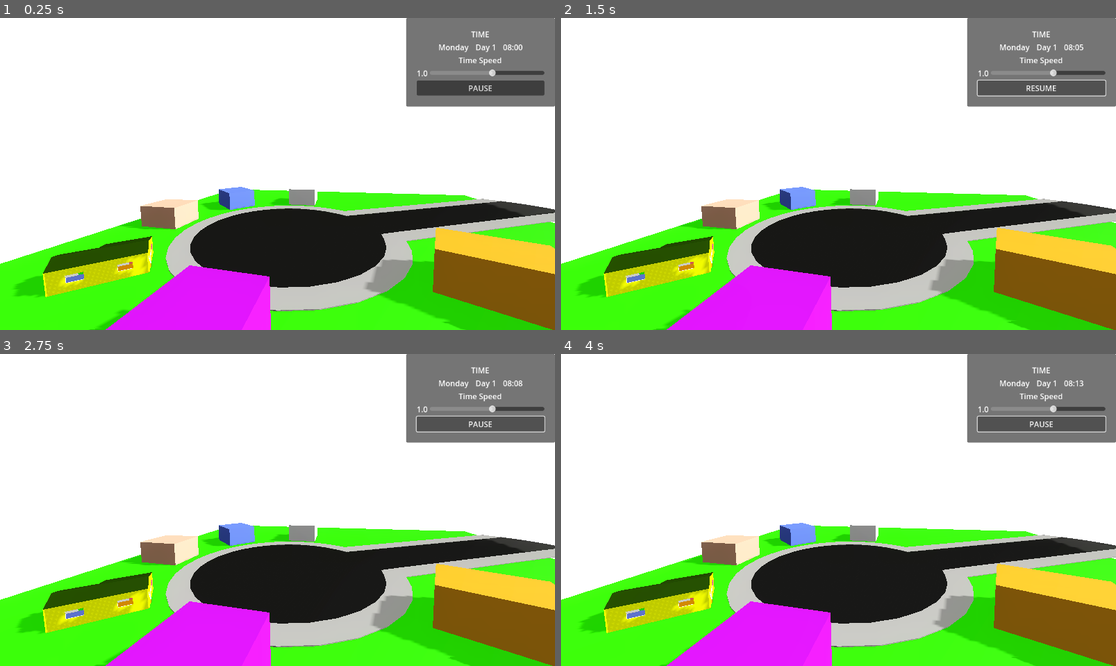
Above: before the commit, frames 1-4 (two rows, left to right).
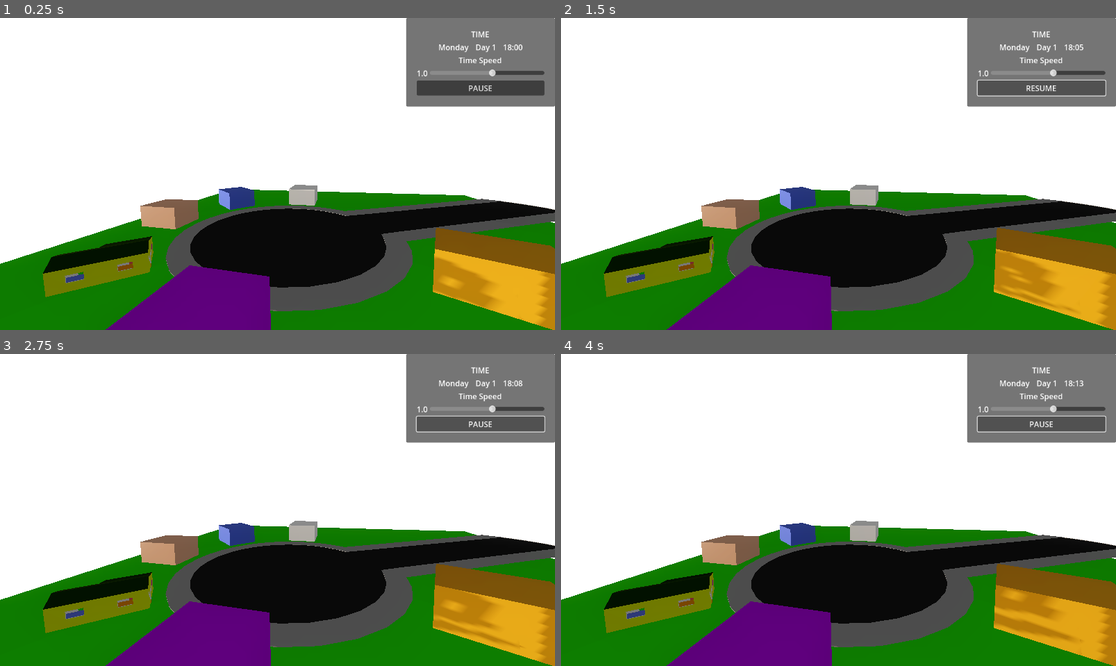
Above: after the commit, the same moments.

Repository: hamgoblin45/Fascism-Sim
Game: Godot game, scene res://main.tscn
Same seed, same stepped clock (60 frames per second), same inputs: the game is played once before the commit and once after it.
Inputs:
- Up to frame 1 (0.25 s): no input
- Up to frame 2 (1.5 s): click "PAUSE" at 1.25 s
- Up to frame 3 (2.75 s): click "RESUME" at 2 s
- Up to frame 4 (4 s): no input

The runs differ from the first frame. In frame 1, 31% of the frame differs, in the area x 0-100%, y 8-100%; in frame 2, 31%; in frame 3, 31%; in frame 4, 31%.

Commit message:
Day transitions and day end time established

Diff:
--- a/fasc-sim-time/Maps/day_night_cycle.tscn
+++ /dev/null
@@ -1,90 +0,0 @@
-[gd_scene load_steps=12 format=3 uid="uid://btcbf58h7yvlx"]
-
-[ext_resource type="Script" uid="uid://hqie1hfnq8nu" path="res://Maps/DayNightCycle.gd" id="1_vxjp2"]
-[ext_resource type="Material" uid="uid://dh6ykun8bv60u" path="res://Maps/sky/examples/day_sky.tres" id="2_t2ff6"]
-
-[sub_resource type="Gradient" id="Gradient_pmrgb"]
-offsets = PackedFloat32Array(0, 0.3, 0.7, 1)
-colors = PackedColorArray(0.90287, 0.414364, 0.00684111, 1, 0.9588874, 0.95627254, 0.91337276, 1, 0.9607843, 0.95686275, 0.9137255, 1, 0.901961, 0.415686, 0.00784314, 1)
-
-[sub_resource type="Curve" id="Curve_e2x23"]
-_data = [Vector2(0.195853, 0), 0.0, 0.0, 0, 0, Vector2(0.29421765, 0.8628297), 0.0, 0.0, 0, 0, Vector2(0.7023809, 0.8628297), 0.0, 0.0, 0, 0, Vector2(0.804147, 0), 0.0, 0.0, 0, 0]
-point_count = 4
-
-[sub_resource type="Gradient" id="Gradient_bnat2"]
-offsets = PackedFloat32Array(0.979167)
-colors = PackedColorArray(0.145628, 0.12149, 0.430849, 1)
-
-[sub_resource type="Curve" id="Curve_33i7a"]
-_data = [Vector2(0, 0.31414866), 0.0, 0.0, 0, 0, Vector2(0.251152, 0), 0.0, 0.0, 0, 0, Vector2(0.748848, 0), 0.0, 0.0, 0, 0, Vector2(1, 0.30167866), 0.0, 0.0, 0, 0]
-point_count = 4
-
-[sub_resource type="Gradient" id="Gradient_6r5st"]
-offsets = PackedFloat32Array(0.18681319, 0.31135532, 0.45787546, 0.63736266, 0.9, 1)
-colors = PackedColorArray(0, 0, 0, 1, 0.267392, 0.0586128, 0.449922, 1, 0.192839, 0.463554, 0.69457, 1, 0.192157, 0.462745, 0.694118, 1, 0.266667, 0.0588235, 0.45098, 1, 0, 0, 0, 1)
-
-[sub_resource type="Gradient" id="Gradient_twtk7"]
-offsets = PackedFloat32Array(0.21245421, 0.2783883, 0.31135532, 0.34065935, 0.4065934, 0.64468867, 0.75, 0.85714287, 0.93772894, 1)
-colors = PackedColorArray(0, 0, 0, 1, 0.267392, 0.0586128, 0.449922, 1, 0.267392, 0.0586128, 0.449922, 1, 0.548533, 0.295885, 0.198798, 1, 0.192839, 0.463554, 0.69457, 1, 0.192157, 0.462745, 0.694118, 1, 0.54902, 0.294118, 0.2, 1, 0.266667, 0.0588235, 0.45098, 1, 0.266667, 0.0588235, 0.45098, 1, 0, 0, 0, 1)
-
-[sub_resource type="Gradient" id="Gradient_t2ff6"]
-offsets = PackedFloat32Array(0.1978022, 0.34798536, 0.42124543, 0.5494506, 0.6923077, 0.7582418, 0.7838828)
-colors = PackedColorArray(0.028345102, 0.002294596, 0.07394066, 1, 0.87537503, 0.8733926, 0.74860746, 1, 0.43486142, 0.64465374, 0.797676, 1, 0.5455961, 0.73265535, 0.892241, 1, 0.62152845, 0.79299927, 0.95708555, 1, 0.52397627, 0.1796442, 0.25120902, 1, 0, 0, 0, 1)
-
-[sub_resource type="Sky" id="Sky_ieg05"]
-sky_material = ExtResource("2_t2ff6")
-
-[sub_resource type="Environment" id="Environment_1eoep"]
-background_mode = 2
-sky = SubResource("Sky_ieg05")
-ambient_light_source = 3
-ambient_light_color = Color(0.500095, 0.50009507, 0.500095, 1)
-ambient_light_sky_contribution = 0.25
-tonemap_mode = 2
-tonemap_exposure = 0.8
-tonemap_white = 0.8
-glow_enabled = true
-glow_strength = 0.8
-glow_bloom = 0.05
-fog_enabled = true
-fog_mode = 1
-fog_light_energy = 0.01
-fog_sun_scatter = 1.0
-fog_density = 1.0
-fog_sky_affect = 0.07
-fog_depth_begin = 0.0
-fog_depth_end = 600.0
-
-[node name="DayNightCycle" type="Node3D"]
-process_mode = 1
-script = ExtResource("1_vxjp2")
-sun_color = SubResource("Gradient_pmrgb")
-sun_intensity = SubResource("Curve_e2x23")
-moon_color = SubResource("Gradient_bnat2")
-moon_intensity = SubResource("Curve_33i7a")
-sky_top_color = SubResource("Gradient_6r5st")
-sky_horizon_color = SubResource("Gradient_twtk7")
-cloud_light_color = SubResource("Gradient_t2ff6")
-
-[node name="Sun" type="DirectionalLight3D" parent="."]
-transform = Transform3D(0.988054, 0.0927073, 0.123103, -0.154107, 0.594392, 0.789272, 6.57169e-09, -0.798814, 0.601578, 0, 9.45001, 0)
-light_volumetric_fog_energy = 1.5
-light_specular = 0.75
-shadow_enabled = true
-shadow_opacity = 0.75
-
-[node name="Moon" type="DirectionalLight3D" parent="."]
-transform = Transform3D(0.988054, 0.0927073, 0.123103, -0.154107, 0.594392, 0.789272, 6.57169e-09, -0.798814, 0.601578, 0, 9.45001, 0)
-shadow_enabled = true
-sky_mode = 1
-
-[node name="Timer" type="Timer" parent="."]
-wait_time = 0.1
-autostart = true
-
-[node name="Sky" type="Node3D" parent="."]
-
-[node name="WorldEnvironment" type="WorldEnvironment" parent="Sky"]
-environment = SubResource("Environment_1eoep")
-
-[connection signal="timeout" from="Timer" to="." method="_on_timer_timeout"]
--- a/fasc-sim-time/Maps/day_night_cycle.gd
+++ b/fasc-sim-time/Maps/sky.gd
@@ -1,8 +1,5 @@
 extends Node3D
 
-
-
-@onready var timer: Timer = $Timer
 
 var sun: DirectionalLight3D
 @export var sun_color: Gradient
@@ -26,6 +23,7 @@
 	EventBus.main_scene_loaded.connect(_setup)
 
 func _setup():
+
 	sun = get_node("Sun")
 	moon = get_node("Moon")
 	environment = get_node("Sky/WorldEnvironment")
@@ -33,6 +31,8 @@
 	sky_material = environment.environment.sky.sky_material
 	_handle_sky(GameState.hour, GameState.minute)
 	EventBus.minute_changed.connect(_handle_sky)
+
+	print("Setup run on Sky")
 
 
 
@@ -78,7 +78,7 @@
 		if GameState.time < 8.0 and GameState.time >= 6.0:
 			cloud_shadow_intensity = (GameState.time - 6.0) / 2
 			star_intensity = ((8.0 - GameState.time) / 2)
-			print("Star intensity: %s" % str(star_intensity))
+			#print("Star intensity: %s" % str(star_intensity))
 
 		environment.environment.sky.sky_material.set_shader_parameter("stars_intensity", star_intensity)
 		environment.environment.sky.sky_material.set_shader_parameter("clouds_shadow_intensity", cloud_shadow_intensity)
--- a/fasc-sim-time/Maps/time_control_ui.gd
+++ b/fasc-sim-time/Maps/time_control_ui.gd
@@ -10,21 +10,22 @@
 var paused: bool = false
 
 func _ready():
-	EventBus.main_scene_loaded.connect(_set_ui)
-	EventBus.change_day.connect(_set_day)
-	#EventBus.day_changed.connect(_set_day)
+	EventBus.main_scene_loaded.connect(_set_day)
+	EventBus.start_day.connect(_set_day)
 	EventBus.minute_changed.connect(_set_time)
-	EventBus.day_changed.connect(_day_changed)
+
+
+func _set_day():
+	print("_set_day called in time_control_ui.gd")
+	weekday_label.text = GameState.weekday
+	day_label.text = "Day %s" % GameState.day
+	_set_ui()
 
 func _set_ui():
-	_set_day(GameState.day)
+	print("set_ui called in time_control_ui.gd")
+
 	_set_time(GameState.hour, GameState.minute)
 	speed_label.text = str(GameState.time_speed)
-
-
-func _set_day(day: int):
-	weekday_label.text = GameState.weekday
-	day_label.text = "Day %s" % day
 
 func _set_time(hour: int, minute: int):
 	# Format hours
@@ -50,12 +51,6 @@
 	speed_label.text = str(value)
 
 
-func _day_changed(_new_day: int):
-	%DayChangeLabel.show()
-	await get_tree().create_timer(1.5).timeout
-	%DayChangeLabel.hide()
-
-
 func _on_pause_button_pressed() -> void:
 	paused = !paused
 	EventBus.set_paused.emit(paused)
--- a/fasc-sim-time/Scripts/EventBus.gd
+++ b/fasc-sim-time/Scripts/EventBus.gd
@@ -2,8 +2,10 @@
 
 signal main_scene_loaded
 
-signal change_day(new_day: int) # to initiate the change
-signal day_changed(new_day: int) # to acknowledge the change and initiate follow-up logic
+signal end_day # To initiate day transition
+signal change_day() # to initiate the change
+signal day_changed() # to acknowledge the change and initiate follow-up logic
+signal start_day # To load back into the main scene in a full game
 
 signal hour_changed(hour: int)
 signal minute_changed(hour: int, minute: int)
--- a/fasc-sim-time/Scripts/GameState.gd
+++ b/fasc-sim-time/Scripts/GameState.gd
@@ -6,6 +6,9 @@
 var hour: int = 8
 var minute: int = 0
 
+var day_start: float = 18.0
+var day_end: float = 2.0 # Measured in hours, above 24 is in the AM
+
 var time: float = 8.0 # in hours
 var cycle_time: float = 0.33 # between 0.0 and 1.0
 
--- /dev/null
+++ b/fasc-sim-time/day_transition.gd
@@ -0,0 +1,28 @@
+extends Control
+
+@onready var new_day_fade: AnimationPlayer = %NewDayFade
+@onready var new_day_label: Label = %NewDayLabel
+
+
+func _ready() -> void:
+	EventBus.end_day.connect(_start_day_transition)
+	EventBus.day_changed.connect(_show_day_change)
+
+func _start_day_transition():
+	print("Start_Day_Transition called on DayTransition")
+	show()
+	new_day_label.text = "DAY %s" % str(GameState.day)
+	new_day_fade.play("fade_in")
+
+func _show_day_change():
+	new_day_label.text = "DAY %s" % str(GameState.day)
+
+func _on_start_new_day_button_pressed() -> void:
+	new_day_fade.play("fade_out")
+
+func _on_new_day_fade_animation_finished(anim_name: StringName) -> void:
+	if anim_name == "fade_in":
+		EventBus.change_day.emit()
+	if anim_name == "fade_out":
+		EventBus.start_day.emit()
+		hide()
--- a/fasc-sim-time/main.tscn
+++ b/fasc-sim-time/main.tscn
@@ -1,11 +1,12 @@
-[gd_scene load_steps=16 format=3 uid="uid://e8o0kydvppr1"]
+[gd_scene load_steps=21 format=3 uid="uid://e8o0kydvppr1"]
 
 [ext_resource type="Script" uid="uid://1v0ae4eu1rag" path="res://main.gd" id="1_ig7tw"]
 [ext_resource type="PackedScene" uid="uid://lhsf2quoonbk" path="res://Maps/map.gltf" id="2_0xm2m"]
-[ext_resource type="Script" uid="uid://coghiaiitrpt7" path="res://Maps/day_night_cycle.gd" id="3_lquwl"]
+[ext_resource type="Script" uid="uid://coghiaiitrpt7" path="res://Maps/sky.gd" id="3_lquwl"]
 [ext_resource type="Script" uid="uid://cq362a8jqvadw" path="res://Maps/time_control_ui.gd" id="4_1bvp3"]
 [ext_resource type="Material" uid="uid://dh6ykun8bv60u" path="res://Maps/sky/examples/day_sky.tres" id="4_7mycd"]
 [ext_resource type="Script" uid="uid://co6onokbkdfa7" path="res://time_manager.gd" id="6_7mycd"]
+[ext_resource type="Script" uid="uid://kptp3n3g2x67" path="res://day_transition.gd" id="6_272bh"]
 
 [sub_resource type="Gradient" id="Gradient_pmrgb"]
 offsets = PackedFloat32Array(0, 0.3, 0.7, 1)
@@ -59,7 +60,60 @@
 fog_depth_begin = 0.0
 fog_depth_end = 600.0
 
+[sub_resource type="Animation" id="Animation_kek77"]
+length = 0.001
+tracks/0/type = "value"
+tracks/0/imported = false
+tracks/0/enabled = true
+tracks/0/path = NodePath(".:modulate")
+tracks/0/interp = 1
+tracks/0/loop_wrap = true
+tracks/0/keys = {
+"times": PackedFloat32Array(0),
+"transitions": PackedFloat32Array(1),
+"update": 0,
+"values": [Color(1, 1, 1, 0)]
+}
+
+[sub_resource type="Animation" id="Animation_5vw27"]
+resource_name = "fade_in"
+tracks/0/type = "value"
+tracks/0/imported = false
+tracks/0/enabled = true
+tracks/0/path = NodePath(".:modulate")
+tracks/0/interp = 1
+tracks/0/loop_wrap = true
+tracks/0/keys = {
+"times": PackedFloat32Array(0, 1),
+"transitions": PackedFloat32Array(1, 1),
+"update": 0,
+"values": [Color(1, 1, 1, 0), Color(1, 1, 1, 1)]
+}
+
+[sub_resource type="Animation" id="Animation_272bh"]
+resource_name = "fade_out"
+tracks/0/type = "value"
+tracks/0/imported = false
+tracks/0/enabled = true
+tracks/0/path = NodePath(".:modulate")
+tracks/0/interp = 1
+tracks/0/loop_wrap = true
+tracks/0/keys = {
+"times": PackedFloat32Array(0, 1),
+"transitions": PackedFloat32Array(1, 1),
+"update": 0,
+"values": [Color(1, 1, 1, 1), Color(1, 1, 1, 0)]
+}
+
+[sub_resource type="AnimationLibrary" id="AnimationLibrary_4c57u"]
+_data = {
+&"RESET": SubResource("Animation_kek77"),
+&"fade_in": SubResource("Animation_5vw27"),
+&"fade_out": SubResource("Animation_272bh")
+}
+
 [node name="Main" type="Node3D"]
+process_mode = 3
 script = ExtResource("1_ig7tw")
 
 [node name="map" parent="." instance=ExtResource("2_0xm2m")]
@@ -180,31 +234,65 @@
 layout_mode = 2
 text = "PAUSE"
 
-[node name="DayChangeLabel" type="Label" parent="TimeControl"]
-unique_name_in_owner = true
-visible = false
+[node name="DayTransition" type="Control" parent="."]
+process_mode = 3
+layout_mode = 3
+anchors_preset = 15
+anchor_right = 1.0
+anchor_bottom = 1.0
+grow_horizontal = 2
+grow_vertical = 2
+mouse_filter = 2
+script = ExtResource("6_272bh")
+
+[node name="NewDayPanel" type="PanelContainer" parent="DayTransition"]
+modulate = Color(1, 1, 1, 0)
 layout_mode = 1
 anchors_preset = 8
 anchor_left = 0.5
 anchor_top = 0.5
 anchor_right = 0.5
 anchor_bottom = 0.5
-offset_left = -265.5
-offset_top = -145.5
-offset_right = 265.5
-offset_bottom = -46.5
+offset_left = -127.5
+offset_top = -79.0
+offset_right = 127.5
+offset_bottom = 79.0
 grow_horizontal = 2
 grow_vertical = 2
-theme_override_font_sizes/font_size = 72
-text = "DAY CHANGED!"
+mouse_filter = 2
+
+[node name="VBoxContainer" type="VBoxContainer" parent="DayTransition/NewDayPanel"]
+layout_mode = 2
+
+[node name="NewDayLabel" type="Label" parent="DayTransition/NewDayPanel/VBoxContainer"]
+unique_name_in_owner = true
+layout_mode = 2
+theme_override_font_sizes/font_size = 89
+text = "DAY X"
+
+[node name="StartNewDayButton" type="Button" parent="DayTransition/NewDayPanel/VBoxContainer"]
+layout_mode = 2
+mouse_filter = 1
+text = "Start New Day"
+
+[node name="NewDayFade" type="AnimationPlayer" parent="DayTransition/NewDayPanel"]
+unique_name_in_owner = true
+process_mode = 3
+libraries = {
+&"": SubResource("AnimationLibrary_4c57u")
+}
 
 [node name="TimeManager" type="Node" parent="."]
+process_mode = 3
 script = ExtResource("6_7mycd")
 
 [node name="Timer" type="Timer" parent="TimeManager"]
+process_mode = 1
 wait_time = 0.1
 autostart = true
 
 [connection signal="value_changed" from="TimeControl/TimeControlUI/MarginContainer/MainVBox/SpeedContainer/SpeedRow/SpeedSlider" to="TimeControl/TimeControlUI" method="_on_speed_slider_value_changed"]
 [connection signal="pressed" from="TimeControl/TimeControlUI/MarginContainer/MainVBox/PauseButton" to="TimeControl/TimeControlUI" method="_on_pause_button_pressed"]
+[connection signal="pressed" from="DayTransition/NewDayPanel/VBoxContainer/StartNewDayButton" to="DayTransition" method="_on_start_new_day_button_pressed"]
+[connection signal="animation_finished" from="DayTransition/NewDayPanel/NewDayFade" to="DayTransition" method="_on_new_day_fade_animation_finished"]
 [connection signal="timeout" from="TimeManager/Timer" to="TimeManager" method="_on_timer_timeout"]
--- a/fasc-sim-time/time_manager.gd
+++ b/fasc-sim-time/time_manager.gd
@@ -4,10 +4,12 @@
 var time_rate: float = 0.0003
 
 func _ready() -> void:
-	_setup_new_day()
+	_start_new_day()
 	handle_time()
 
 	EventBus.set_paused.connect(_handle_pause)
+	EventBus.change_day.connect(_change_day)
+	EventBus.start_day.connect(_start_new_day)
 
 func handle_time():
 	GameState.time = 1440 * GameState.cycle_time / 60
@@ -15,23 +17,35 @@
 	var minute_fraction = GameState.time - GameState.hour
 	GameState.minute = int(60 * minute_fraction)
 
+	if GameState.hour >= 24:
+		GameState.cycle_time = 0.0
+		GameState.hour = 0
+
 	EventBus.minute_changed.emit(GameState.hour, GameState.minute)
 	#print("Hour: %s" % GameState.hour)
 	#print("Minute: %s" % GameState.minute)
 	#print("It is %s minute" % minute_fraction)
-	if GameState.cycle_time >= 1.0:
-		_change_day()
+
+	# Only works for AM end times
+	if GameState.time >= GameState.day_end and GameState.time < GameState.day_start:
+		EventBus.end_day.emit()
+		_handle_pause(true)
+
+
 
 
 func _change_day(): # Have this done during day transition
-	GameState.cycle_time = 0.0
+
+
 	GameState.day += 1
 
 	_change_weekday()
 
-	print("CHANGING DAY TO %s" % GameState.day)
-	EventBus.day_changed.emit(GameState.day)
-	_setup_new_day() # Have this actually run after loading back in for a new day / upon game start
+	print("CHANGING DAY TO %s via TimeManager" % GameState.day)
+	EventBus.day_changed.emit()
+	#_start_new_day() # Have this actually run after loading back in for a new day / upon game start
+
+
 
 func _change_weekday():
 	match GameState.weekday:
@@ -50,9 +64,11 @@
 		"Sunday":
 			GameState.weekday = "Monday"
 
-func _setup_new_day():
-	GameState.time = 8.0 # in hours
+func _start_new_day():
+	print("Setting up new day in TimeManager")
+	GameState.time = GameState.day_start # in hours
 	GameState.cycle_time = GameState.time / 24
+	EventBus.set_paused.emit(false)
 	#GameState.cycle_time = 0.33 # between 0.0 and 1.0
 	#EventBus.new_day_started.emit()
 
@@ -63,6 +79,7 @@
 
 
 func _handle_pause(paused: bool):
+	print("Pause handled in TimeManager")
 	get_tree().paused = paused
 
 func handle_lights():
Renamed: fasc-sim-time/Maps/day_night_cycle.gd.uid -> fasc-sim-time/Maps/sky.gd.uid
Not shown, added: fasc-sim-time/day_transition.gd.uid
